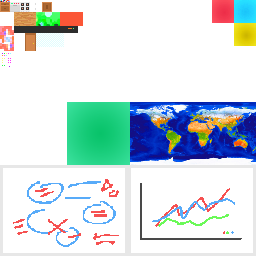
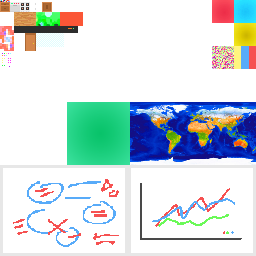
Before/after of a w=256, h=256 layered artwork. What changed in the layer stack:
added layer "Layer 37" (pin light) above "Layer 36 copy 4" over [212,46,256,69]
